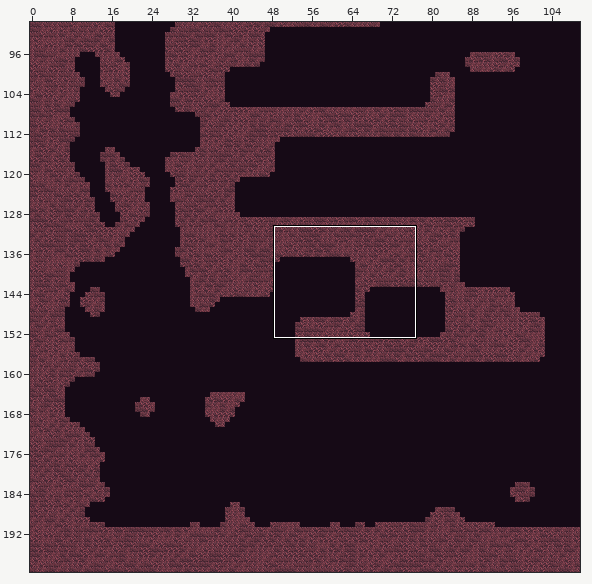
Two states of a Tiled map, android/assets/maps/level1.tmx. The first picture is a wide view before the edit; the outline marks the close-up.
Close-up. First the earlier version:
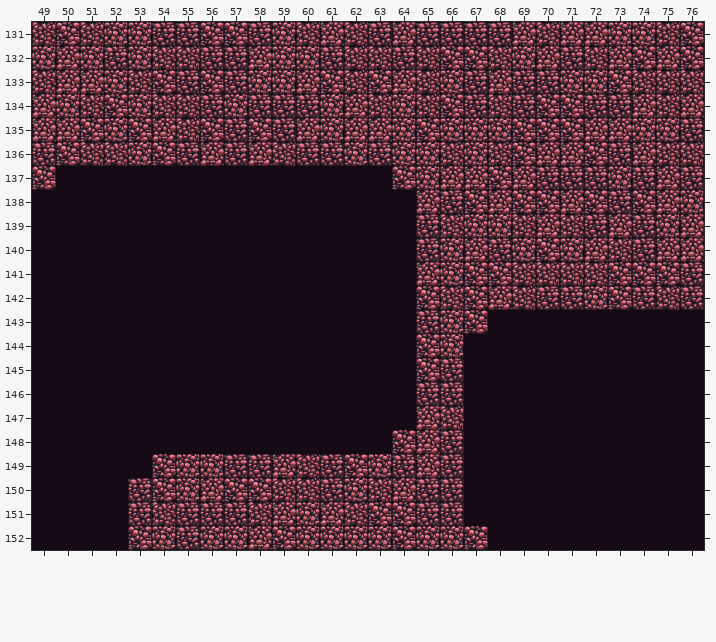
Cells are 64x64 px. Shown: x 49..76, y 131..152. The commit also changed other parts of the map, which this record leaves out.
After the commit:
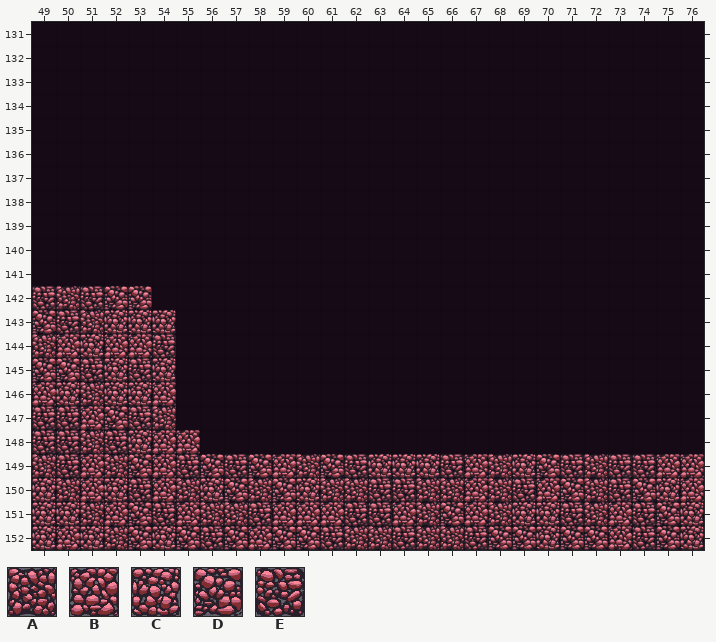
Key: from "tileMapGutter": A 5, B 6, C 7, D 8, E 9.
_ is an empty cell.
Diff:
Layer "terrain":
y 131: x 49..76 ADACCEEDDECABAEBEEEEBABBCCAD -> ____________________________
y 132: x 49..76 CBCECAAEEBCCEAAEADDACBEABDBD -> ____________________________
y 133: x 49..76 ABBCADEDECCBDADBACEBEECCDAAA -> ____________________________
y 134: x 49..76 BCADCAAECEEECBACADEAEDDEEBAB -> ____________________________
y 135: x 49..76 BBDCDBADEDEBCBBCDCCCDDDBBCCE -> ____________________________
y 136: x 49..76 EDAACDEBEBAEECECCACADBBDEBAA -> ____________________________
y 137: x 49 D -> _; x 64..76 DCBBDBEEECEBE -> _____________
y 138: x 65..76 BEDBDDBDEDBC -> ____________
y 139: x 65..76 EACCABAEBECB -> ____________
y 140: x 65..76 ECBECDCBAEBB -> ____________
y 141: x 65..76 BCDDAAAADDDE -> ____________
y 142: x 49..53 _____ -> EAEDD; x 65..76 DADBAEECDEAE -> ____________
y 143: x 49..54 ______ -> DEACCC; x 65..67 ECD -> ___
y 144: x 49..54 ______ -> ABCBBE; x 65..66 DC -> __
y 145: x 49..54 ______ -> DDECEC; x 65..66 DE -> __
y 146: x 49..54 ______ -> BCACCB; x 65..66 EE -> __
y 147: x 49..54 ______ -> EEBDEA; x 65..66 BA -> __
y 148: x 49..55 _______ -> EEAECBB; x 64..66 DBE -> ___
y 149: x 49..56 _____DCC -> AEBADBED; x 58 E -> D; x 61..62 ED -> DE; x 64..65 EB -> CC; x 67..76 __________ -> BACDEAEEBB
y 150: x 49..52 ____ -> CABC; x 54..56 DCB -> BAC; x 58..76 DAAECABEE__________ -> ADCAAEEAABAEBDAEDCB
y 151: x 49..58 ____EAEEEA -> CCABDEBAAE; x 60 C -> B; x 62..76 ADDEE__________ -> EEBADBACCEABEDC
y 152: x 49..52 ____ -> CBCA; x 55..57 ECC -> DED; x 60..76 CCCCDCCD_________ -> DEAAEAAEDDCDDBEDC
Changed places in both close-ups, as pixel boxes (x1, y1, x2, y2):
changed: (32, 22, 704, 550)
